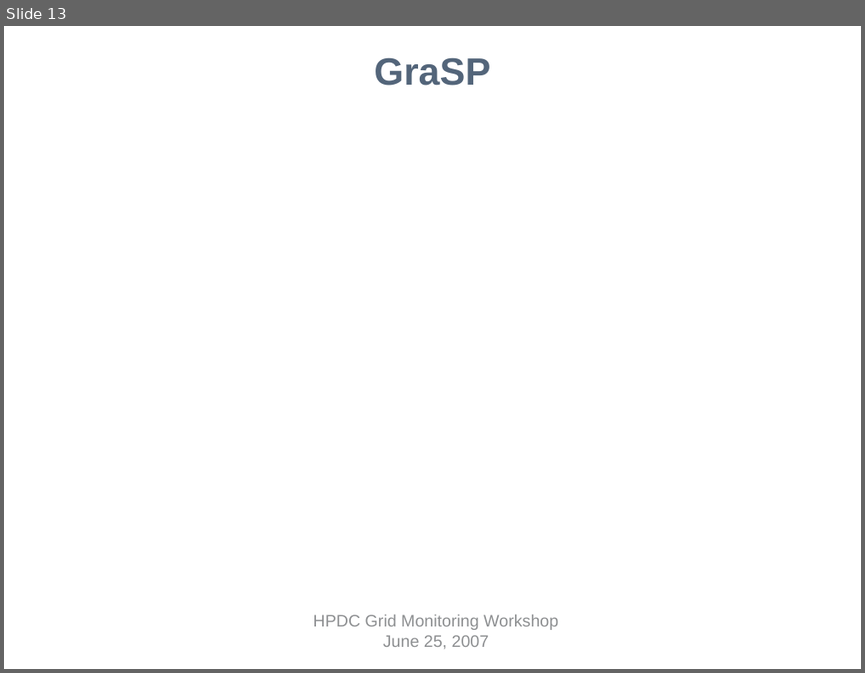
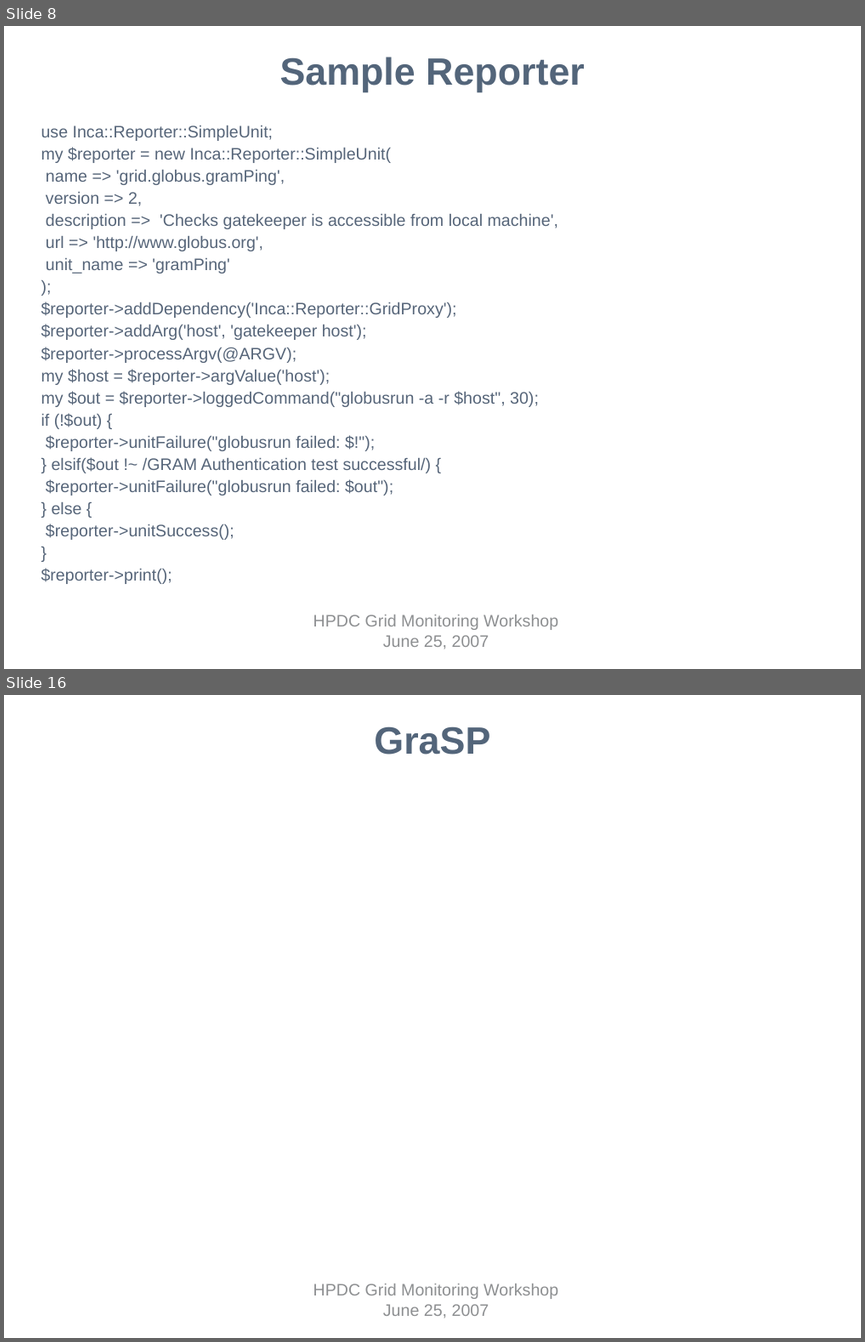
Before and after one commit to IncaProject/inca-xsede, a slide deck: talks/inca-gmw07.ppt. Shown one above the other, each under a label of ours: slide 13 before the commit, slides 8 and 16 after it; the slides between them are not shown. The pictures are 865x673 and 865x1342 pixels, drawn with LibreOffice and Linux fonts; fonts in the diff are those of the drawing; background and template pictures are left out. Boxes give left, top, right and bottom in pixels: in the first picture for what was removed or moved away, otherwise in the second. Text is boxed around its words. In the diff, an @@ line names an element or a change of style, - is before the commit and + after.

```diff
--- a/talks/inca-gmw07.ppt
+++ b/talks/inca-gmw07.ppt
@@ slide 8 added at (4, 26, 861, 669), background #FFFFFF; not listed: 1 template element that a slide beside it also shows @@
@@ title added at (280, 57, 585, 92), 32 pt, text #53657A, bold @@
+Sample Reporter
@@ text added at (41, 125, 558, 584), 14 pt, text #566579 @@
+use Inca::Reporter::SimpleUnit;
+my $reporter = new Inca::Reporter::SimpleUnit(
+name => 'grid.globus.gramPing',
+version => 2,
+description => 'Checks gatekeeper is accessible from local machine',
+url => 'http://www.globus.org',
+unit_name => 'gramPing'
+);
+$reporter->addDependency('Inca::Reporter::GridProxy');
+$reporter->addArg('host', 'gatekeeper host');
+$reporter->processArgv(@ARGV);
+my $host = $reporter->argValue('host');
+my $out = $reporter->loggedCommand("globusrun -a -r $host", 30);
+if (!$out) {
+$reporter->unitFailure("globusrun failed: $!");
+} elsif($out !~ /GRAM Authentication test successful/) {
+$reporter->unitFailure("globusrun failed: $out");
+} else {
+$reporter->unitSuccess();
+}
+$reporter->print();
@@ what was slide 13 is now slide 16 @@
```
Also in this commit, not shown: 3 slides changed, 8 other slides added, 5 slides removed.
